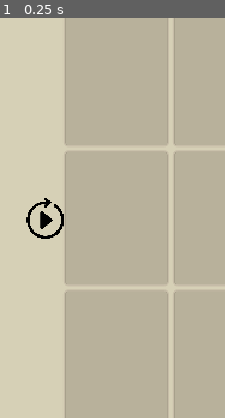
Above: before the commit, frame 1.
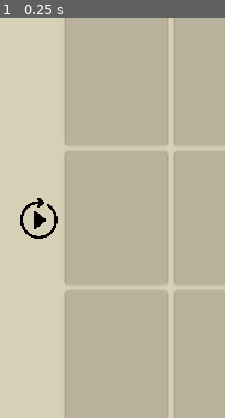
Above: after the commit, the same moment.

Repository: YLMstring/WuXiaCard
Game: Godot game, scene res://scenes/duel.tscn
The game is run twice, just before and just after one commit, with the same random seed, the same clock (stepped at 60 frames per second) and the same inputs. This scene is started directly instead of the project's main scene.
Inputs:
- Up to frame 1 (0.25 s): no input
The pictures show only the part of the screen within x 0-50%, y 26-76%; the shares and areas given below are measured in that part.

The runs differ from the first frame. In frame 1, 0.9% of the frame differs, in the area x 8-29%, y 45-56%.

Commit message:
Revert "Update duel_controller.gd"
This reverts commit 45c2bafde641bcf5224d62fc7b3b09be557bb742.

Diff:
--- a/scripts/duel_controller.gd
+++ b/scripts/duel_controller.gd
@@ -1519,7 +1519,7 @@
 	board_grid.size = Vector2(board_width, board_height)
 	replay_button.size = Vector2(44.0, 44.0)
 	replay_button.position = Vector2(
-		maxf(0.0, board_position.x - replay_button.size.x),
+		maxf(0.0, board_position.x - replay_button.size.x - 8.0),
 		board_position.y + board_height * 0.5 - replay_button.size.y * 0.5
 	)
 	replay_button.pivot_offset = replay_button.size * 0.5
